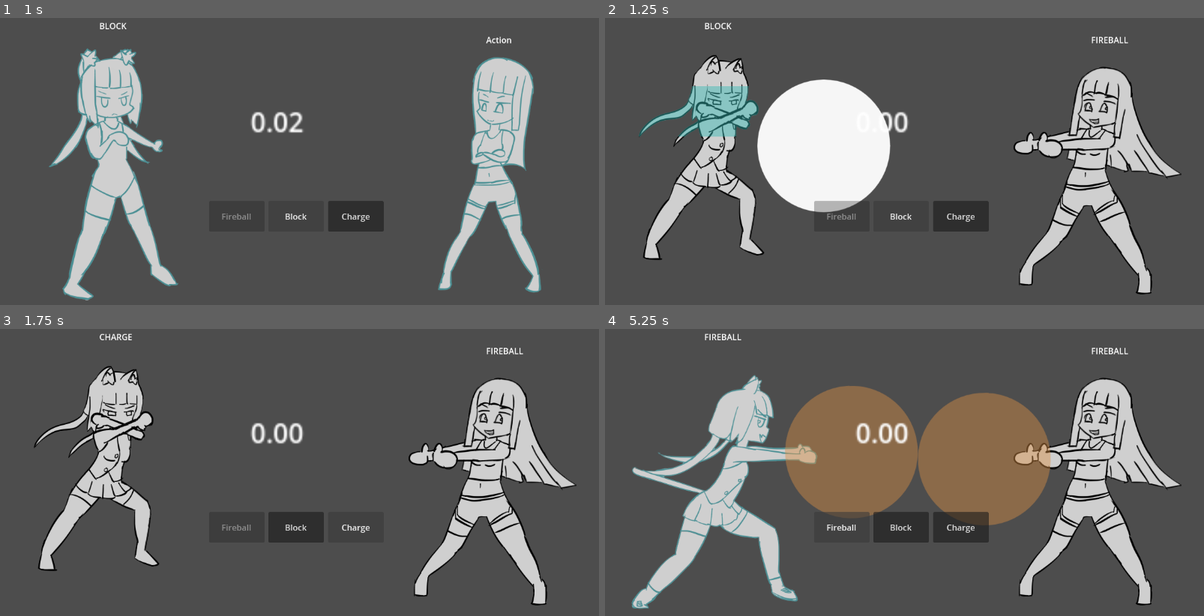
Above: before the commit, frames 1-4 (two rows, left to right).
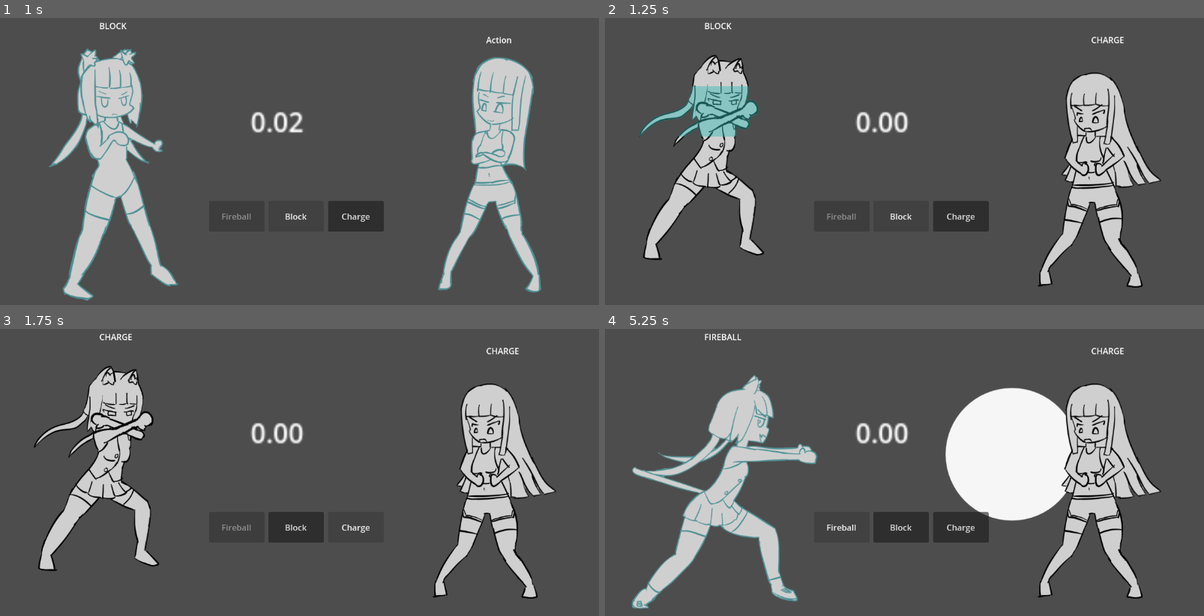
Above: after the commit, the same moments.

Repository: BeatMil/TobPaCharge
Game: Godot game, scene res://scenes/battle.tscn
Two runs of this game, one before a commit and one after it. Both use one fixed random seed, a clock stepped at 60 frames per second and the inputs below.
Inputs:
- Up to frame 1 (1 s): click "Block" at 0.5 s
- Up to frame 2 (1.25 s): no input
- Up to frame 3 (1.75 s): click "Charge" at 1.25 s
- Up to frame 4 (5.25 s): click "Block" at 2 s; click "Charge" at 2.75 s; click "Block" at 3.5 s; click "Fireball" at 4.25 s; click "Fireball" at 5 s

Frame 1 is identical in both runs. In frame 2, 15% of the frame differs, in the area x 25-97%, y 6-97%; in frame 3, 6.5%; in frame 4, 24%, in the area x 30-97%, y 6-97%.

Commit message:
Add hp to bot and player
Restart menu will pop up when one side ran out of hp

Diff:
--- a/nodes/restart_menu.tscn
+++ b/nodes/restart_menu.tscn
@@ -1,6 +1,33 @@
 [gd_scene load_steps=5 format=3 uid="uid://di45s8k4r18g4"]
 
 [ext_resource type="Script" path="res://scripts/restart_menu.gd" id="1_cutqm"]
+
+[sub_resource type="Animation" id="Animation_tlfi1"]
+length = 0.001
+tracks/0/type = "value"
+tracks/0/imported = false
+tracks/0/enabled = true
+tracks/0/path = NodePath("ColorRect:color")
+tracks/0/interp = 1
+tracks/0/loop_wrap = true
+tracks/0/keys = {
+"times": PackedFloat32Array(0),
+"transitions": PackedFloat32Array(1),
+"update": 0,
+"values": [Color(0, 0, 0, 0)]
+}
+tracks/1/type = "value"
+tracks/1/imported = false
+tracks/1/enabled = true
+tracks/1/path = NodePath("Button:visible")
+tracks/1/interp = 1
+tracks/1/loop_wrap = true
+tracks/1/keys = {
+"times": PackedFloat32Array(0),
+"transitions": PackedFloat32Array(1),
+"update": 1,
+"values": [false]
+}
 
 [sub_resource type="Animation" id="Animation_g7mgk"]
 resource_name = "fade_in"
@@ -27,33 +54,6 @@
 "transitions": PackedFloat32Array(1),
 "update": 1,
 "values": [true]
-}
-
-[sub_resource type="Animation" id="Animation_tlfi1"]
-length = 0.001
-tracks/0/type = "value"
-tracks/0/imported = false
-tracks/0/enabled = true
-tracks/0/path = NodePath("ColorRect:color")
-tracks/0/interp = 1
-tracks/0/loop_wrap = true
-tracks/0/keys = {
-"times": PackedFloat32Array(0),
-"transitions": PackedFloat32Array(1),
-"update": 0,
-"values": [Color(0, 0, 0, 0)]
-}
-tracks/1/type = "value"
-tracks/1/imported = false
-tracks/1/enabled = true
-tracks/1/path = NodePath("Button:visible")
-tracks/1/interp = 1
-tracks/1/loop_wrap = true
-tracks/1/keys = {
-"times": PackedFloat32Array(0),
-"transitions": PackedFloat32Array(1),
-"update": 1,
-"values": [false]
 }
 
 [sub_resource type="AnimationLibrary" id="AnimationLibrary_7jfsm"]
--- a/scripts/Player.gd
+++ b/scripts/Player.gd
@@ -7,6 +7,7 @@
 # Configs
 var chosen_action = ActionEnum.actions.CHARGE
 var charge_count = 0
+var hp = 1
 
 
 func _ready():
@@ -76,3 +77,4 @@
 	if body.is_in_group("fireball"):
 		if chosen_action in [ActionEnum.actions.CHARGE, ActionEnum.actions.CHARGE]:
 			$"AnimationPlayer".play("hitted")
+			hp -= 1
--- a/scripts/battle.gd
+++ b/scripts/battle.gd
@@ -52,5 +52,8 @@
 
 ## wait 3 seconds then new turn
 func _on_resolve_timer_timeout():
-	emit_signal("new_turn")
-	$TimeControl.start()
+	if $"Player".hp <= 0 or $"Bot".hp <= 0:
+		$"CanvasLayer/RestartMenu".open()
+	else:
+		emit_signal("new_turn")
+		$TimeControl.start()
--- a/scripts/bot.gd
+++ b/scripts/bot.gd
@@ -6,7 +6,8 @@
 
 # Configs
 var chosen_action = ActionEnum.actions.CHARGE
-var charge_count = 30
+var charge_count = 0
+var hp = 1
 
 
 func _ready():
@@ -18,7 +19,7 @@
 	# I don't know how this line work but that's fine XD
 	## Edited: ohhhh my god that's genius! XD
 	# chosen_action = randi() % ActionEnum.actions.size()
-	chosen_action = ActionEnum.actions.FIREBALL
+	chosen_action = ActionEnum.actions.CHARGE
 
 
 func resolve_phase():
@@ -55,3 +56,4 @@
 	if body.is_in_group("fireball"):
 		if chosen_action in [ActionEnum.actions.CHARGE, ActionEnum.actions.CHARGE]:
 			$"AnimationPlayer".play("hitted")
+			hp -= 1
